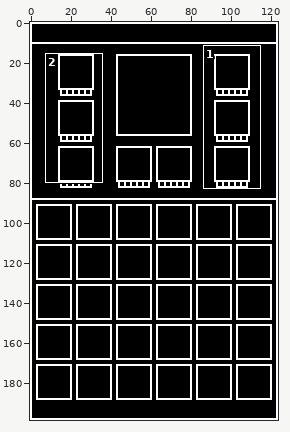
Pixel-art file -- The Fallen Guardian/Assets/Art/UI/Inventory/Inventory.aseprite. Above, an overview of the earlier version with the close-up marked.
Close-up. Old version:
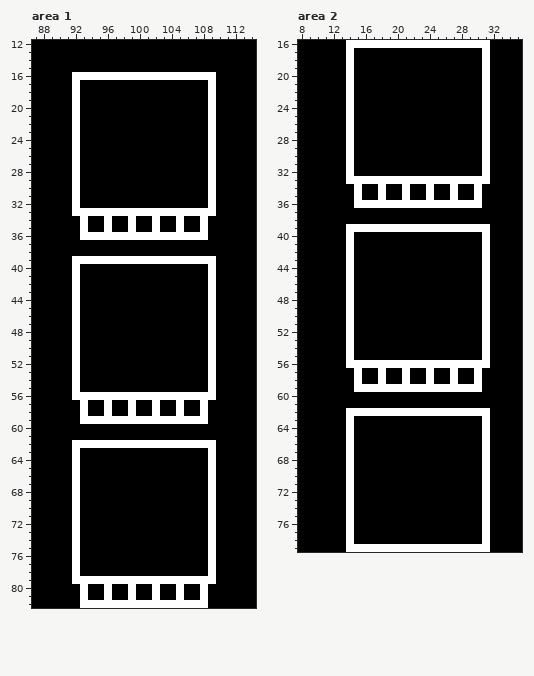
124x199 pixels, 1 frame. Shown: area 1: x 87..114, y 12..82; area 2: x 8..35, y 16..79. The commit also changed other parts of the picture, which this record leaves out.
New version:
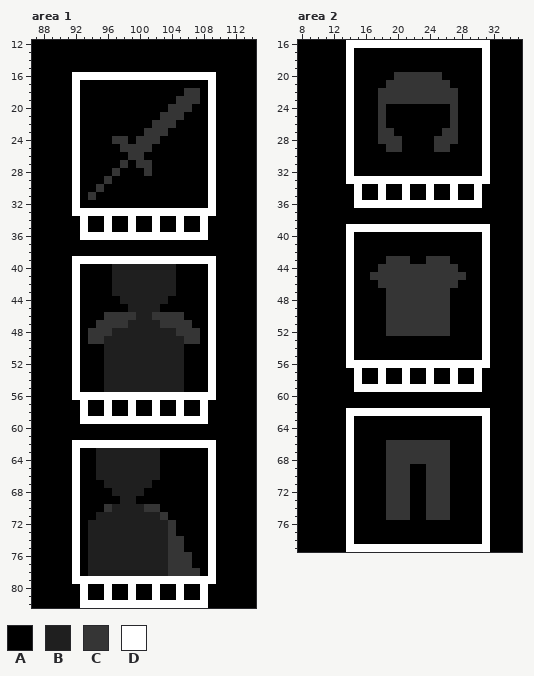
Palette (. is transparent): A #000000  B #1f1f1f  C #353535  D #ffffff
Diff:
--- area 1
@@ x 92..109 @@
 17 DAAAAAAAAAAAAAAAAD
-18 DAAAAAAAAAAAAAAAAD
-19 DAAAAAAAAAAAAAAAAD
-20 DAAAAAAAAAAAAAAAAD
-21 DAAAAAAAAAAAAAAAAD
-22 DAAAAAAAAAAAAAAAAD
-23 DAAAAAAAAAAAAAAAAD
-24 DAAAAAAAAAAAAAAAAD
-25 DAAAAAAAAAAAAAAAAD
-26 DAAAAAAAAAAAAAAAAD
-27 DAAAAAAAAAAAAAAAAD
-28 DAAAAAAAAAAAAAAAAD
-29 DAAAAAAAAAAAAAAAAD
-30 DAAAAAAAAAAAAAAAAD
-31 DAAAAAAAAAAAAAAAAD
+18 DAAAAAAAAAAAAACCAD
+19 DAAAAAAAAAAAACCCAD
+20 DAAAAAAAAAAACCCAAD
+21 DAAAAAAAAAACCCAAAD
+22 DAAAAAAAAACCCAAAAD
+23 DAAAAAAAACCCAAAAAD
+24 DAAAACCACCCAAAAAAD
+25 DAAAAACCCCAAAAAAAD
+26 DAAAAAACCAAAAAAAAD
+27 DAAAAACACCAAAAAAAD
+28 DAAAACAAACAAAAAAAD
+29 DAAACAAAAAAAAAAAAD
+30 DAACAAAAAAAAAAAAAD
+31 DACAAAAAAAAAAAAAAD
 32 DAAAAAAAAAAAAAAAAD
@@ x 92..109 @@
 39 DDDDDDDDDDDDDDDDDD
-40 DAAAAAAAAAAAAAAAAD
-41 DAAAAAAAAAAAAAAAAD
-42 DAAAAAAAAAAAAAAAAD
-43 DAAAAAAAAAAAAAAAAD
-44 DAAAAAAAAAAAAAAAAD
-45 DAAAAAAAAAAAAAAAAD
-46 DAAAAAAAAAAAAAAAAD
-47 DAAAAAAAAAAAAAAAAD
-48 DAAAAAAAAAAAAAAAAD
-49 DAAAAAAAAAAAAAAAAD
-50 DAAAAAAAAAAAAAAAAD
-51 DAAAAAAAAAAAAAAAAD
-52 DAAAAAAAAAAAAAAAAD
-53 DAAAAAAAAAAAAAAAAD
-54 DAAAAAAAAAAAAAAAAD
-55 DAAAAAAAAAAAAAAAAD
+40 DAAAABBBBBBBBAAAAD
+41 DAAAABBBBBBBBAAAAD
+42 DAAAABBBBBBBBAAAAD
+43 DAAAABBBBBBBBAAAAD
+44 DAAAAABBBBBBAAAAAD
+45 DAAAAAABBBBAAAAAAD
+46 DAAACCCCBBCCCCAAAD
+47 DAACCCCBBBBCCCCAAD
+48 DACCCBBBBBBBBCCCAD
+49 DACCBBBBBBBBBBCCAD
+50 DAAABBBBBBBBBBAAAD
+51 DAAABBBBBBBBBBAAAD
+52 DAAABBBBBBBBBBAAAD
+53 DAAABBBBBBBBBBAAAD
+54 DAAABBBBBBBBBBAAAD
+55 DAAABBBBBBBBBBAAAD
 56 DDDDDDDDDDDDDDDDDD
@@ x 92..109 @@
 62 DDDDDDDDDDDDDDDDDD
-63 DAAAAAAAAAAAAAAAAD
-64 DAAAAAAAAAAAAAAAAD
-65 DAAAAAAAAAAAAAAAAD
-66 DAAAAAAAAAAAAAAAAD
-67 DAAAAAAAAAAAAAAAAD
-68 DAAAAAAAAAAAAAAAAD
-69 DAAAAAAAAAAAAAAAAD
-70 DAAAAAAAAAAAAAAAAD
-71 DAAAAAAAAAAAAAAAAD
-72 DAAAAAAAAAAAAAAAAD
-73 DAAAAAAAAAAAAAAAAD
-74 DAAAAAAAAAAAAAAAAD
-75 DAAAAAAAAAAAAAAAAD
-76 DAAAAAAAAAAAAAAAAD
-77 DAAAAAAAAAAAAAAAAD
-78 DAAAAAAAAAAAAAAAAD
+63 DAABBBBBBBBAAAAAAD
+64 DAABBBBBBBBAAAAAAD
+65 DAABBBBBBBBAAAAAAD
+66 DAABBBBBBBBAAAAAAD
+67 DAAABBBBBBAAAAAAAD
+68 DAAAABBBBAAAAAAAAD
+69 DAAAAABBAAAAAAAAAD
+70 DAAACBBBBCCAAAAAAD
+71 DAABBBBBBBBCAAAAAD
+72 DABBBBBBBBBBCAAAAD
+73 DABBBBBBBBBBCAAAAD
+74 DABBBBBBBBBBCCAAAD
+75 DABBBBBBBBBBCCAAAD
+76 DABBBBBBBBBBCCCAAD
+77 DABBBBBBBBBBCCCAAD
+78 DABBBBBBBBBBCCCCAD
 79 DDDDDDDDDDDDDDDDDD
--- area 2
@@ x 16..29 @@
 19 AAAAAAAAAAAAAA
-20 AAAAAAAAAAAAAA
-21 AAAAAAAAAAAAAA
-22 AAAAAAAAAAAAAA
-23 AAAAAAAAAAAAAA
-24 AAAAAAAAAAAAAA
-25 AAAAAAAAAAAAAA
-26 AAAAAAAAAAAAAA
-27 AAAAAAAAAAAAAA
-28 AAAAAAAAAAAAAA
-29 AAAAAAAAAAAAAA
+20 AAAACCCCCCAAAA
+21 AAACCCCCCCCAAA
+22 AACCCCCCCCCCAA
+23 AACCCCCCCCCCAA
+24 AACAAAAAAAACAA
+25 AACAAAAAAAACAA
+26 AACAAAAAAAACAA
+27 AACCAAAAAACCAA
+28 AACCCAAAACCCAA
+29 AAACCAAAACCAAA
 30 AAAAAAAAAAAAAA
@@ x 15..30 @@
 42 AAAAAAAAAAAAAAAA
-43 AAAAAAAAAAAAAAAA
-44 AAAAAAAAAAAAAAAA
-45 AAAAAAAAAAAAAAAA
-46 AAAAAAAAAAAAAAAA
-47 AAAAAAAAAAAAAAAA
-48 AAAAAAAAAAAAAAAA
-49 AAAAAAAAAAAAAAAA
-50 AAAAAAAAAAAAAAAA
-51 AAAAAAAAAAAAAAAA
-52 AAAAAAAAAAAAAAAA
+43 AAAACCCAACCCAAAA
+44 AAACCCCCCCCCCAAA
+45 AACCCCCCCCCCCCAA
+46 AAACCCCCCCCCCAAA
+47 AAAACCCCCCCCAAAA
+48 AAAACCCCCCCCAAAA
+49 AAAACCCCCCCCAAAA
+50 AAAACCCCCCCCAAAA
+51 AAAACCCCCCCCAAAA
+52 AAAACCCCCCCCAAAA
 53 AAAAAAAAAAAAAAAA
@@ x 17..28 @@
 65 AAAAAAAAAAAA
-66 AAAAAAAAAAAA
-67 AAAAAAAAAAAA
-68 AAAAAAAAAAAA
-69 AAAAAAAAAAAA
-70 AAAAAAAAAAAA
-71 AAAAAAAAAAAA
-72 AAAAAAAAAAAA
-73 AAAAAAAAAAAA
-74 AAAAAAAAAAAA
-75 AAAAAAAAAAAA
+66 AACCCCCCCCAA
+67 AACCCCCCCCAA
+68 AACCCCCCCCAA
+69 AACCCAACCCAA
+70 AACCCAACCCAA
+71 AACCCAACCCAA
+72 AACCCAACCCAA
+73 AACCCAACCCAA
+74 AACCCAACCCAA
+75 AACCCAACCCAA
 76 AAAAAAAAAAAA
Pixel boxes of the changes (left, top, right, bottom) in both close-ups:
changed: (88, 88, 200, 200)
changed: (88, 264, 200, 392)
changed: (88, 448, 200, 576)
changed: (378, 72, 458, 152)
changed: (370, 256, 466, 336)
changed: (386, 440, 450, 520)
